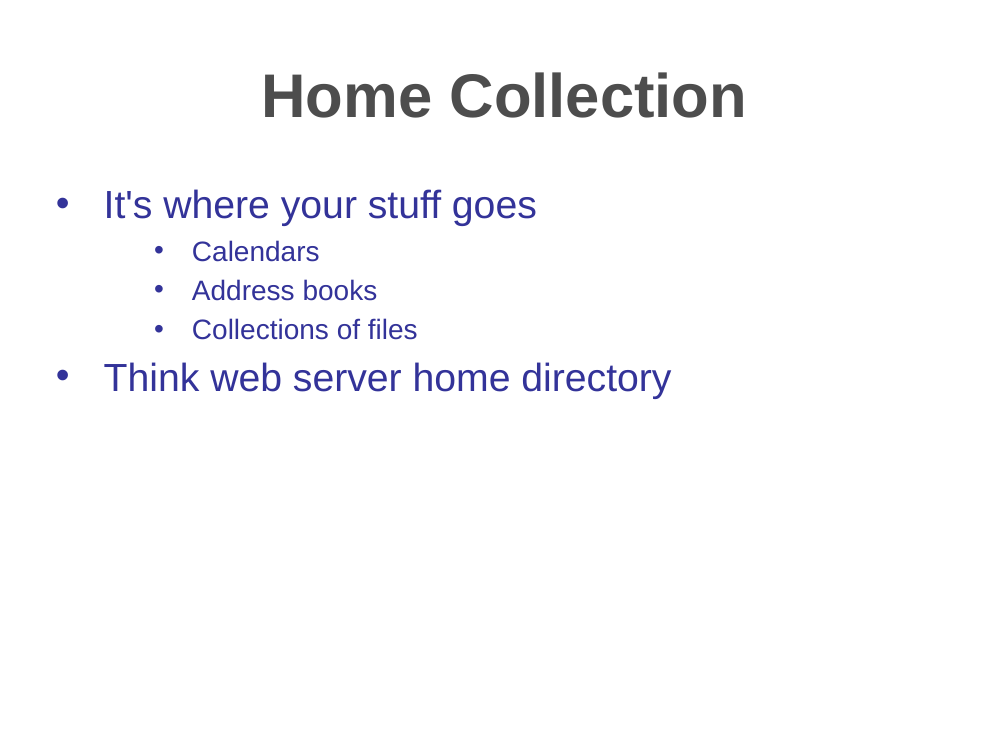
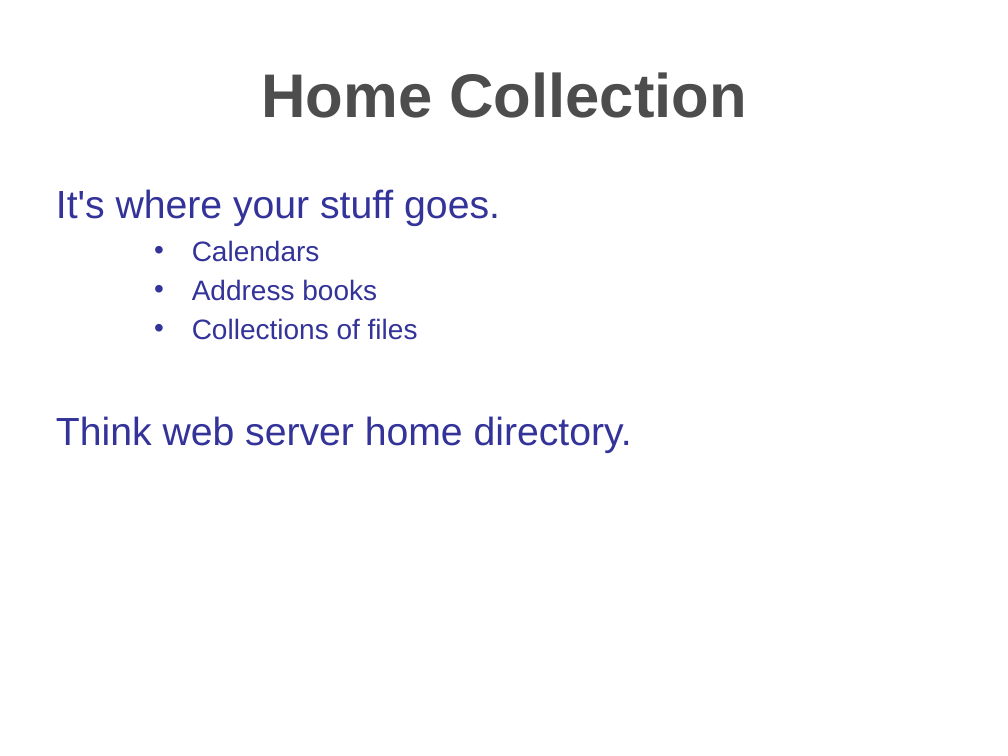
Before and after one commit to travis/cosmo, a slide deck: slide 7 of src/docs/presentations/apachecon2006.ppt. Drawn at 1008x756 pixels with LibreOffice and Linux fonts; fonts in the diff are those of the drawing; background and template pictures are left out. Boxes give left, top, right and bottom in pixels: in the first picture for what was removed or moved away, otherwise in the second. Text is boxed around its words. In the diff, an @@ line names an element or a change of style, - is before the commit and + after.

```diff
--- a/src/docs/presentations/apachecon2006.ppt
+++ b/src/docs/presentations/apachecon2006.ppt
@@ text at (56, 189, 500, 226): text changed @@
-• It's where your stuff goes
+It's where your stuff goes.
@@ text at (56, 416, 632, 453): text changed @@
-• Think web server home directory
+Think web server home directory.
```
Also in this commit, not shown: 23 other slides changed, 10 slides added, 6 slides removed.
